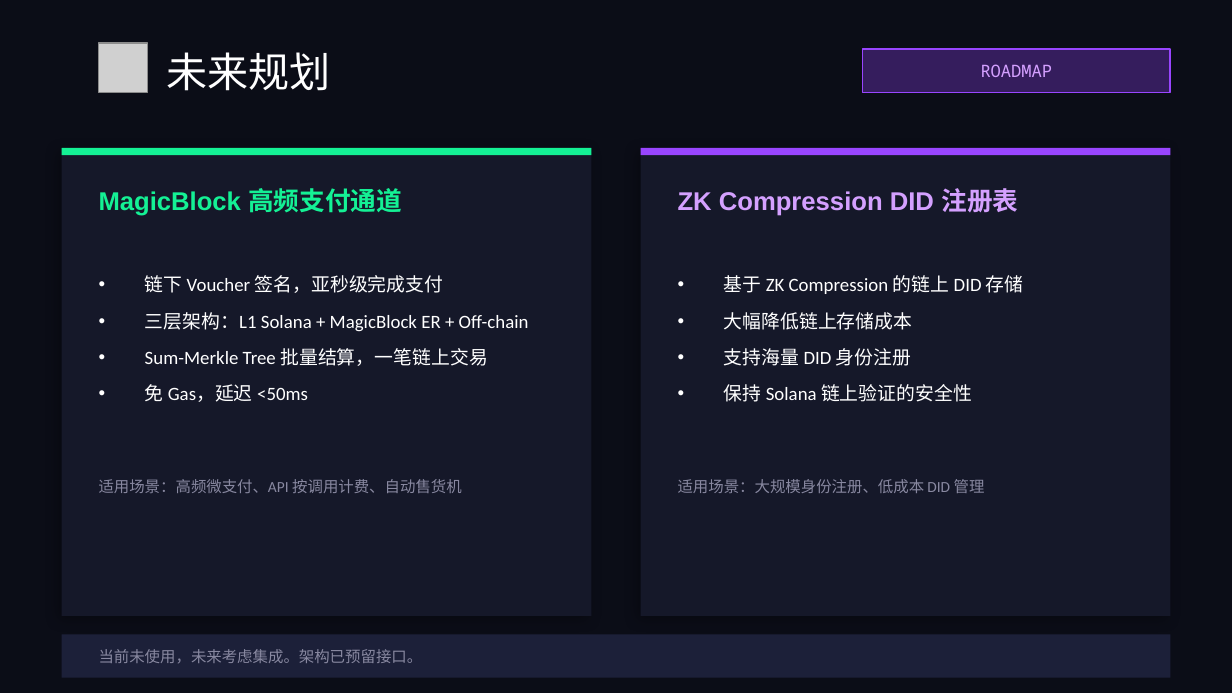
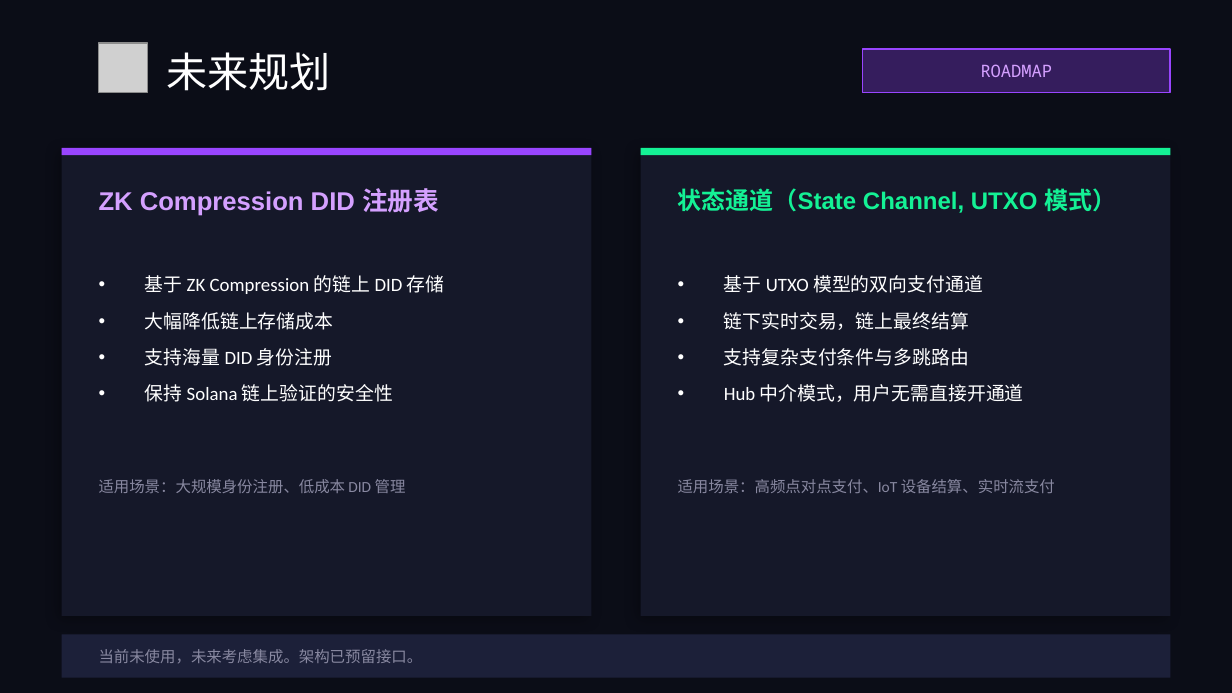
Before and after one commit to bamaao/ignite-pay, a slide deck: slide 10 of IgnitePay-Demo.pptx (slide 9 before the commit). Drawn at 1232x693 pixels with LibreOffice and Linux fonts; fonts in the diff are those of the drawing; grey boxes stand for pictures. Boxes give left, top, right and bottom in pixels: in the first picture for what was removed or moved away, otherwise in the second. Text is boxed around its words. In the diff, an @@ line names an element or a change of style, - is before the commit and + after.

```diff
--- a/IgnitePay-Demo.pptx
+++ b/IgnitePay-Demo.pptx
@@ rectangle at (x1=62, y1=148, x2=591, y2=155): fill #14F195 to #9945FF @@
@@ rectangle at (x1=641, y1=148, x2=1170, y2=155): fill #9945FF to #14F195 @@
@@ text at (x1=99, y1=188, x2=439, y2=216): text changed; text colour #14F195 to #D4A0FF @@
-MagicBlock 高频支付通道
+ZK Compression DID 注册表
@@ text at (x1=678, y1=188, x2=1117, y2=213): text changed; size 15 to 14 pt; text colour #D4A0FF to #14F195 @@
-ZK Compression DID 注册表
+状态通道（State Channel, UTXO 模式）
@@ text at (x1=145, y1=275, x2=445, y2=402): text changed @@
-• 链下 Voucher 签名，亚秒级完成支付
-• 三层架构：L1 Solana + MagicBlock ER + Off-chain
-• Sum-Merkle Tree 批量结算，一笔链上交易
-• 免 Gas，延迟 <50ms
+• 基于 ZK Compression 的链上 DID 存储
+• 大幅降低链上存储成本
+• 支持海量 DID 身份注册
+• 保持 Solana 链上验证的安全性
@@ text at (x1=724, y1=275, x2=1024, y2=402): text changed @@
-• 基于 ZK Compression 的链上 DID 存储
-• 大幅降低链上存储成本
-• 支持海量 DID 身份注册
-• 保持 Solana 链上验证的安全性
+• 基于 UTXO 模型的双向支付通道
+• 链下实时交易，链上最终结算
+• 支持复杂支付条件与多跳路由
+• Hub 中介模式，用户无需直接开通道
@@ text at (x1=99, y1=479, x2=406, y2=493): text changed @@
-适用场景：高频微支付、API 按调用计费、自动售货机
+适用场景：大规模身份注册、低成本 DID 管理
@@ text at (x1=678, y1=479, x2=1055, y2=493): text changed @@
-适用场景：大规模身份注册、低成本 DID 管理
+适用场景：高频点对点支付、IoT 设备结算、实时流支付
```
Also in this commit, not shown: 4 other slides changed, 1 slide added, 5 other files.
